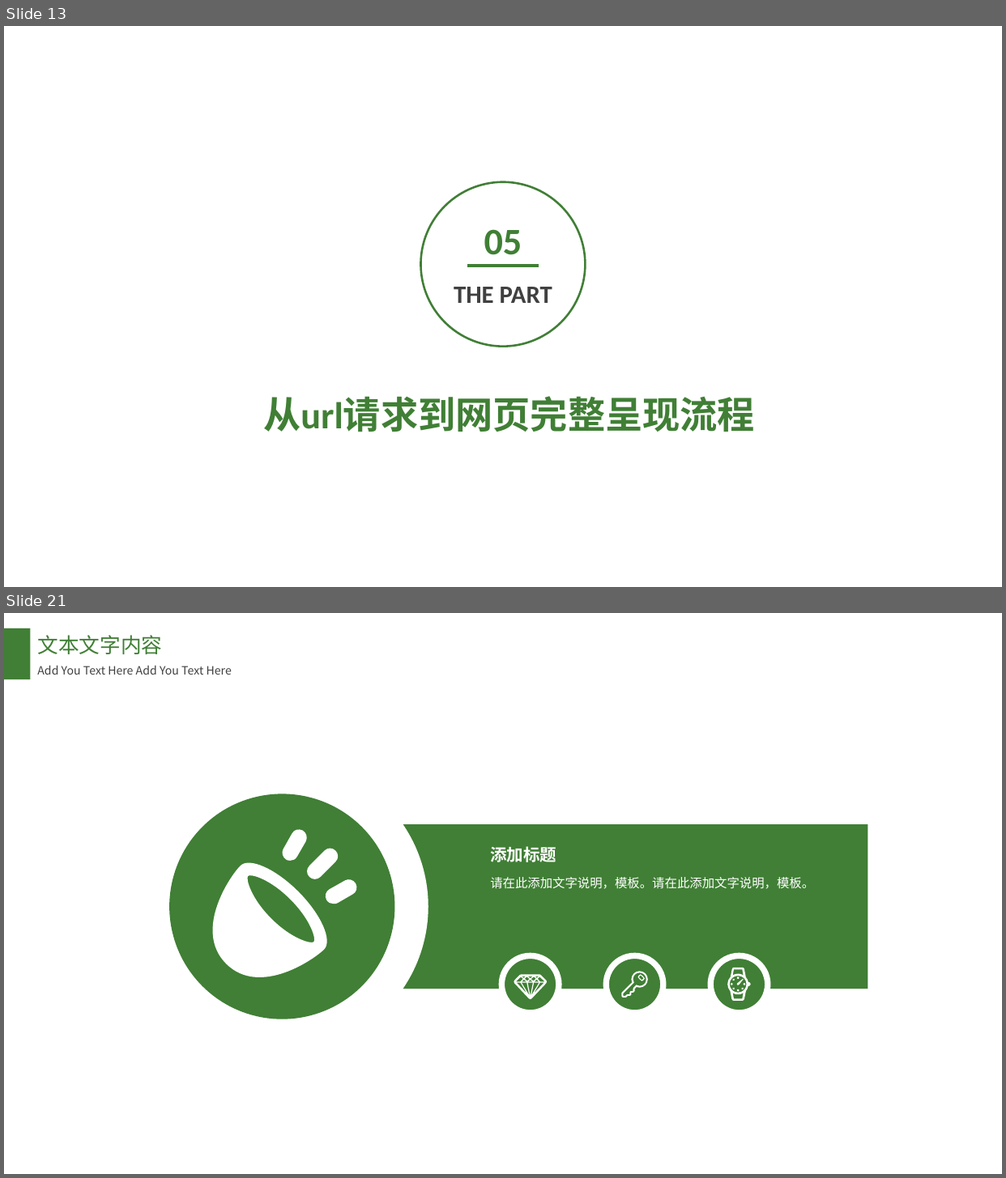
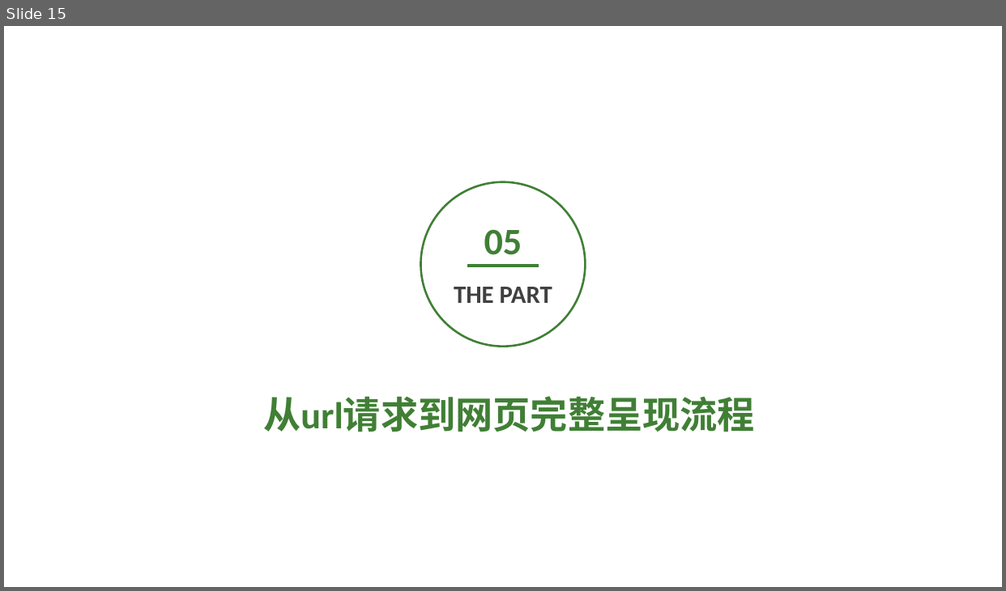
Before and after one commit to heyunjiang/heyunjiang.github.io, a slide deck: summary/技术文章/用友前端基础分享.pptx. Shown one above the other, each under a label of ours: slides 13 and 21 before the commit, slide 15 after it; the slides between them are not shown. The pictures are 1006x1178 and 1006x591 pixels, drawn with LibreOffice and Linux fonts; fonts in the diff are those of the drawing; background and template pictures are left out. Boxes give left, top, right and bottom in pixels: in the first picture for what was removed or moved away, otherwise in the second. Text is boxed around its words. In the diff, an @@ line names an element or a change of style, - is before the commit and + after.

```diff
--- a/summary/技术文章/用友前端基础分享.pptx
+++ b/summary/技术文章/用友前端基础分享.pptx
@@ slide 21 removed at [4, 613, 1002, 1174], background #CCE8CF @@
@@ rectangle removed at [4, 628, 30, 679] @@
@@ text removed at [37, 635, 162, 654] @@
-文本文字内容
@@ text removed at [37, 665, 232, 675] @@
-Add You Text Here Add You Text Here
@@ ellipse removed at [136, 760, 428, 1053] @@
@@ ellipse removed at [169, 794, 394, 1020] @@
@@ freeform shape removed at [193, 828, 358, 998] @@
@@ rectangle removed at [402, 824, 868, 989] @@
@@ text removed at [490, 846, 556, 862] @@
-添加标题
@@ text removed at [490, 877, 814, 889] @@
-请在此添加文字说明，模板。请在此添加文字说明，模板。
@@ ellipse removed at [502, 956, 559, 1013] @@
@@ freeform shape removed at [513, 974, 547, 999] @@
@@ ellipse removed at [606, 956, 663, 1013] @@
@@ freeform shape removed at [621, 972, 648, 998] @@
@@ freeform shape removed at [638, 974, 645, 982] @@
@@ ellipse removed at [710, 956, 768, 1013] @@
@@ group removed at [728, 968, 751, 1002]: 5 freeform shapes, 4 ellipses @@
@@ what was slide 13 is now slide 15 @@
```
Also in this commit, not shown: 2 slides changed, 3 slides added, 15 other slides removed, 4 other files.
